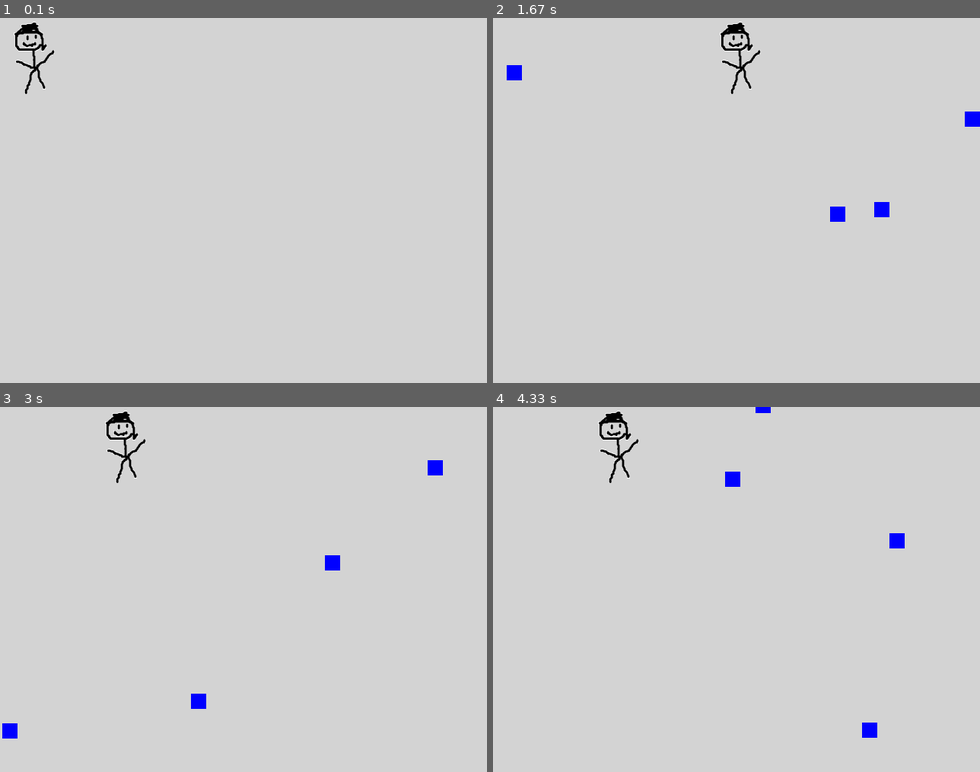
Above: before the commit, frames 1-4 (two rows, left to right).
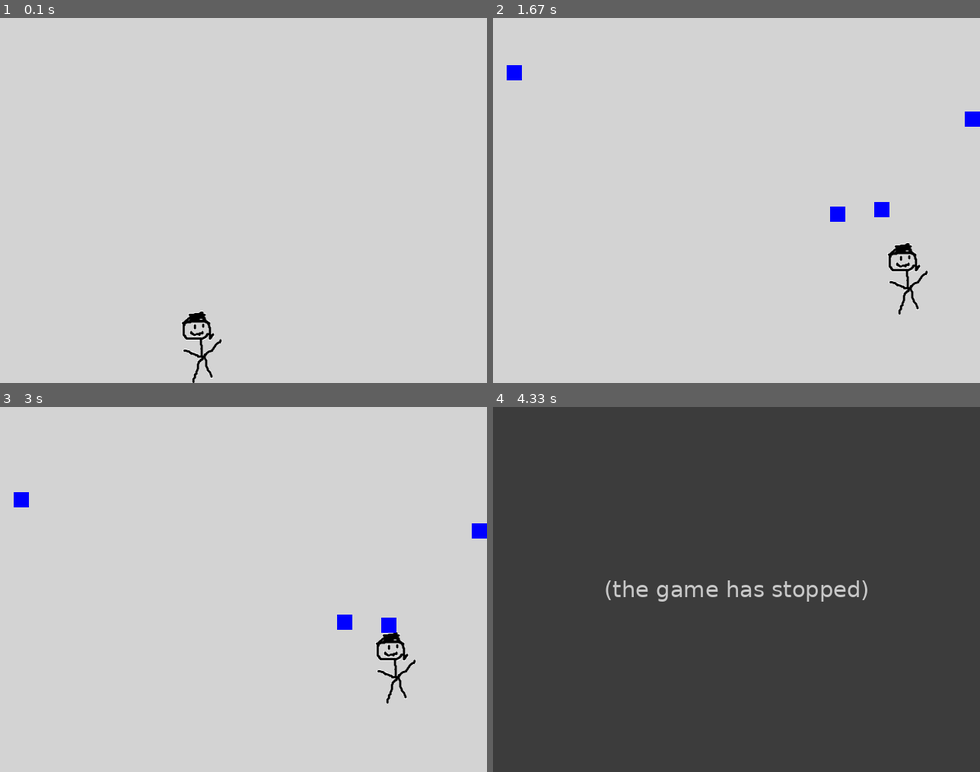
Above: after the commit, the same moments.

Repository: EnragedBread/how_to_pygame
Game: pygame game, started from main.py
Same seed, same stepped clock (60 frames per second), same inputs: the game is played once before the commit and once after it.
Inputs:
- Up to frame 1 (0.1 s): no input
- Up to frame 2 (1.67 s): hold D 0.33-0.8 s; hold W 0.83-1.13 s; hold D 1.17-1.63 s
- Up to frame 3 (3 s): hold A 1.67-2.2 s
- Up to frame 4 (4.33 s): no input

The runs differ from the first frame. In frame 1, 0.9% of the frame differs, in the area x 2-46%, y 1-100%; in frame 2, 0.9%; in frame 3, 2.0%; in frame 4, 99%, in the area x 0-100%, y 0-100%.
After the commit the program exited at 3.73 s; later frames show no game.

Commit message:
detect sprite collisions

Diff:
--- a/main.py
+++ b/main.py
@@ -1,4 +1,5 @@
 import random
+import time
 
 import pygame
 from pygame.locals import K_ESCAPE, KEYDOWN, QUIT, K_w, K_s, K_a, K_d, RLEACCEL
@@ -29,13 +30,19 @@
         if self.rect.top > SCREEN_HEIGHT:
             self.kill()
 
-class Player():
+class Player(pygame.sprite.Sprite):
     def __init__(self):
+        super().__init__()
         self.surf = pygame.image.load('player_1.png')
         self.surf.set_colorkey(pygame.Color('white'), RLEACCEL)
         #use for custom no transparent background image
         #self.surf = pygame.image.load('yourimagehere.png').convert()
-        self.rect = self.surf.get_rect()
+        self.rect = self.surf.get_rect(
+            center = (
+                (SCREEN_WIDTH - self.surf.get_width()) // 2,
+                SCREEN_HEIGHT - (self.surf.get_height() // 2)
+            )
+        )
         self.speed = 5
 
     def render(self, screen):
@@ -73,6 +80,8 @@
 
 player = Player()
 enemies = pygame.sprite.Group()
+all_sprites = pygame.sprite.Group()
+all_sprites.add(player)
 
 running = True
 while running:
@@ -84,15 +93,21 @@
         elif event.type == ADDENEMY:
             new_enemy = Enemy()
             enemies.add(new_enemy)
+            all_sprites.add(new_enemy)
     pressed_keys = pygame.key.get_pressed()
 
     player.update(pressed_keys)
     enemies.update()
 
     screen.fill(pygame.Color('lightgrey'))
-    player.render(screen)
-    for enemy in enemies:
-        enemy.render(screen)
+    for entity in all_sprites:
+        entity.render(screen)
+
     pygame.display.flip()
 
+    if pygame.sprite.spritecollideany(player, enemies):
+        time.sleep(2)
+        player.kill()
+        running = False
+
     clock.tick(60)
